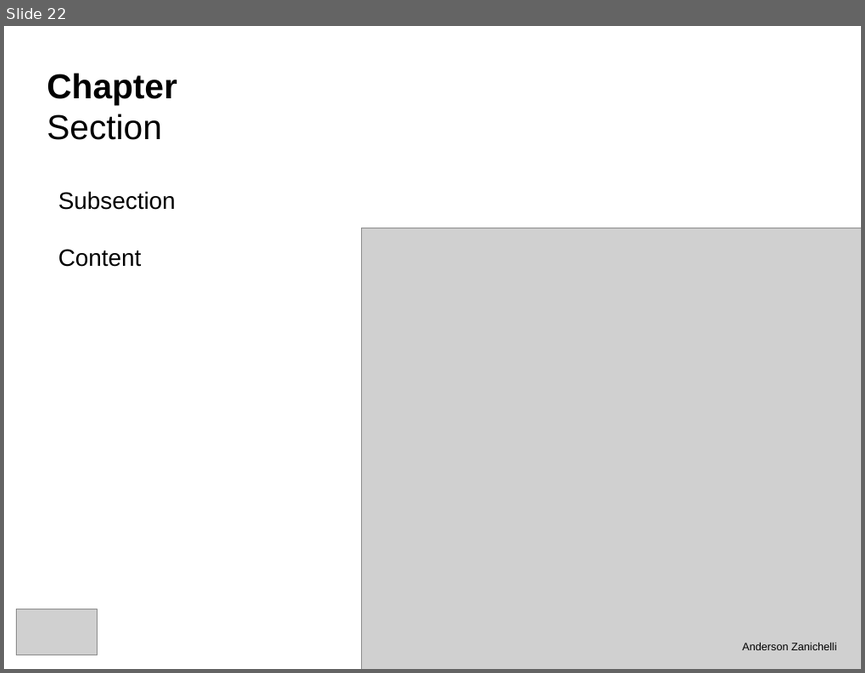
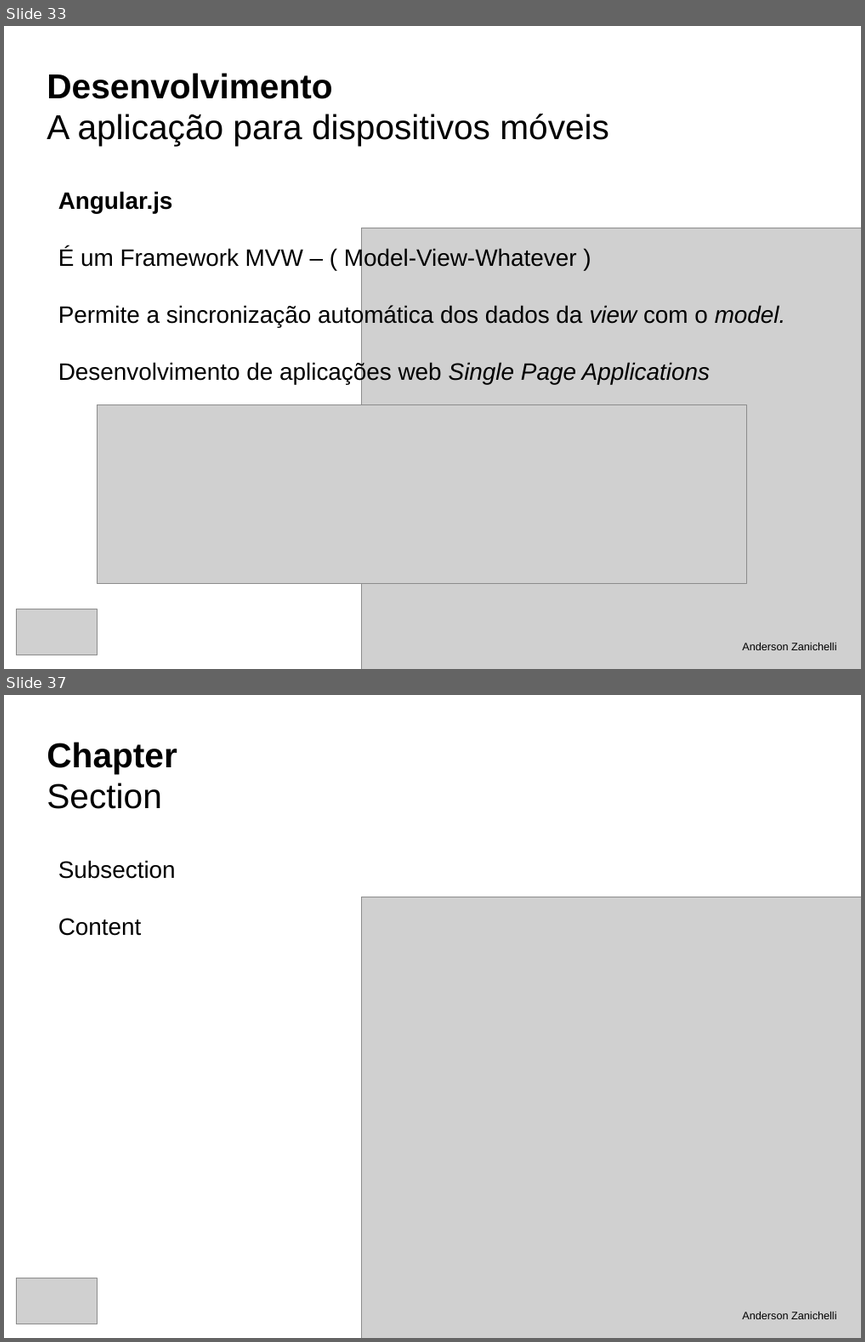
Before and after one commit to andersonzanichelli/tcc-informatica, a slide deck: defesa.odp. Shown one above the other, each under a label of ours: slide 22 before the commit, slides 33 and 37 after it; the slides between them are not shown. The pictures are 865x673 and 865x1342 pixels, drawn with LibreOffice and Linux fonts; fonts in the diff are those of the drawing; grey boxes stand for pictures. Boxes give left, top, right and bottom in pixels: in the first picture for what was removed or moved away, otherwise in the second. Text is boxed around its words. In the diff, an @@ line names an element or a change of style, - is before the commit and + after.

Commit message:
Defesa - Desenvolvimento

```diff
--- a/defesa.odp
+++ b/defesa.odp
@@ slide 33 added at box(4, 26, 861, 669), background #FFFFFF @@
@@ title added at box(46, 73, 609, 146), 32 pt, text #000000 @@
+Desenvolvimento
+A aplicação para dispositivos móveis
@@ text added at box(58, 191, 786, 384), 22 pt, text #000000 @@
+Angular.js
+É um Framework MVW – ( Model-View-Whatever )
+Permite a sincronização automática dos dados da view com o model.
+Desenvolvimento de aplicações web Single Page Applications
@@ picture added at box(362, 228, 861, 669) @@
@@ picture added at box(98, 404, 747, 584) @@
@@ picture added at box(17, 609, 98, 655) @@
@@ text added at box(742, 641, 836, 650), 10 pt, text #000000 @@
+Anderson Zanichelli
@@ what was slide 22 is now slide 37 @@
```
Also in this commit, not shown: 1 slide changed, 15 other slides added, 2 slides removed, 12 other files.
